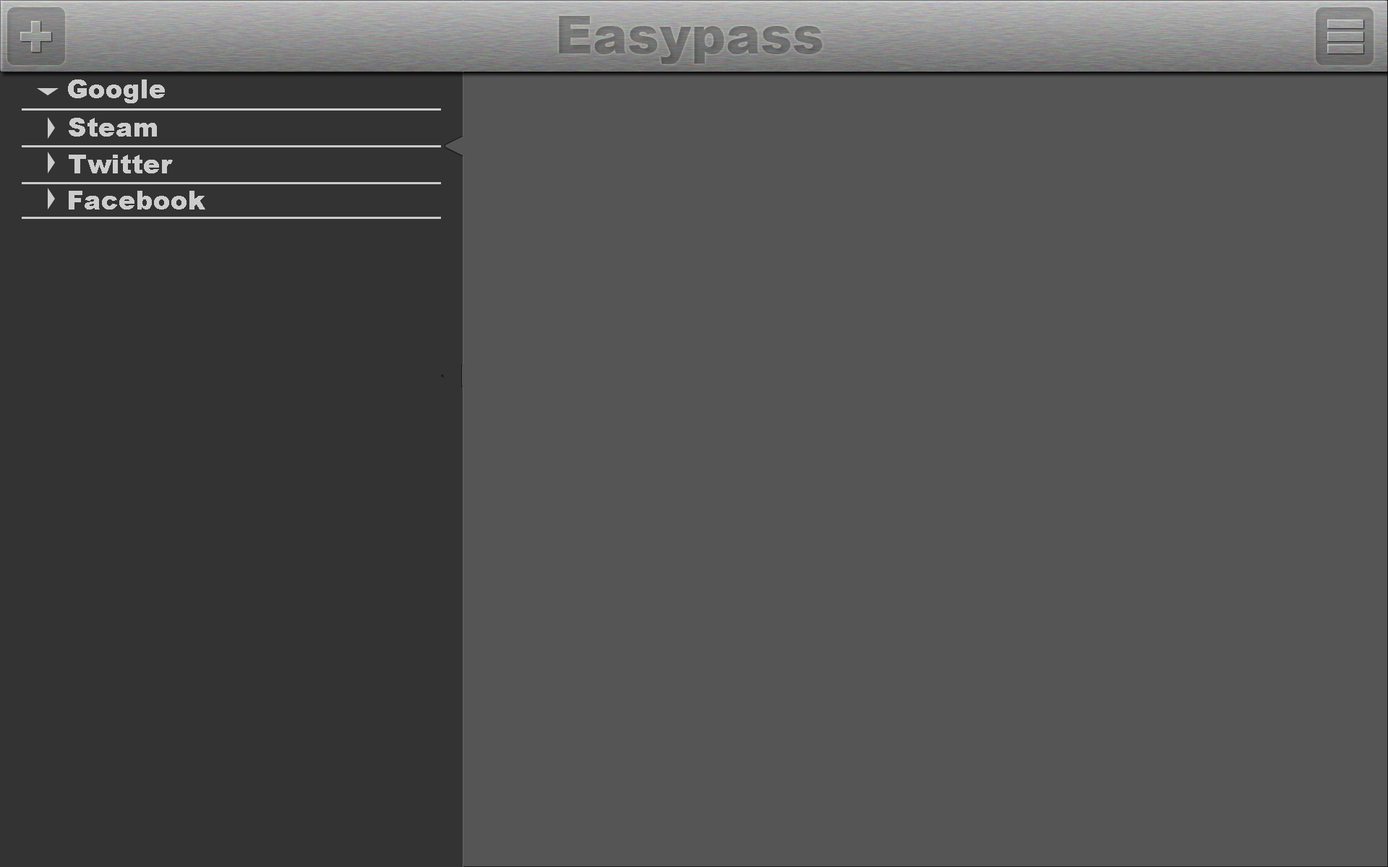
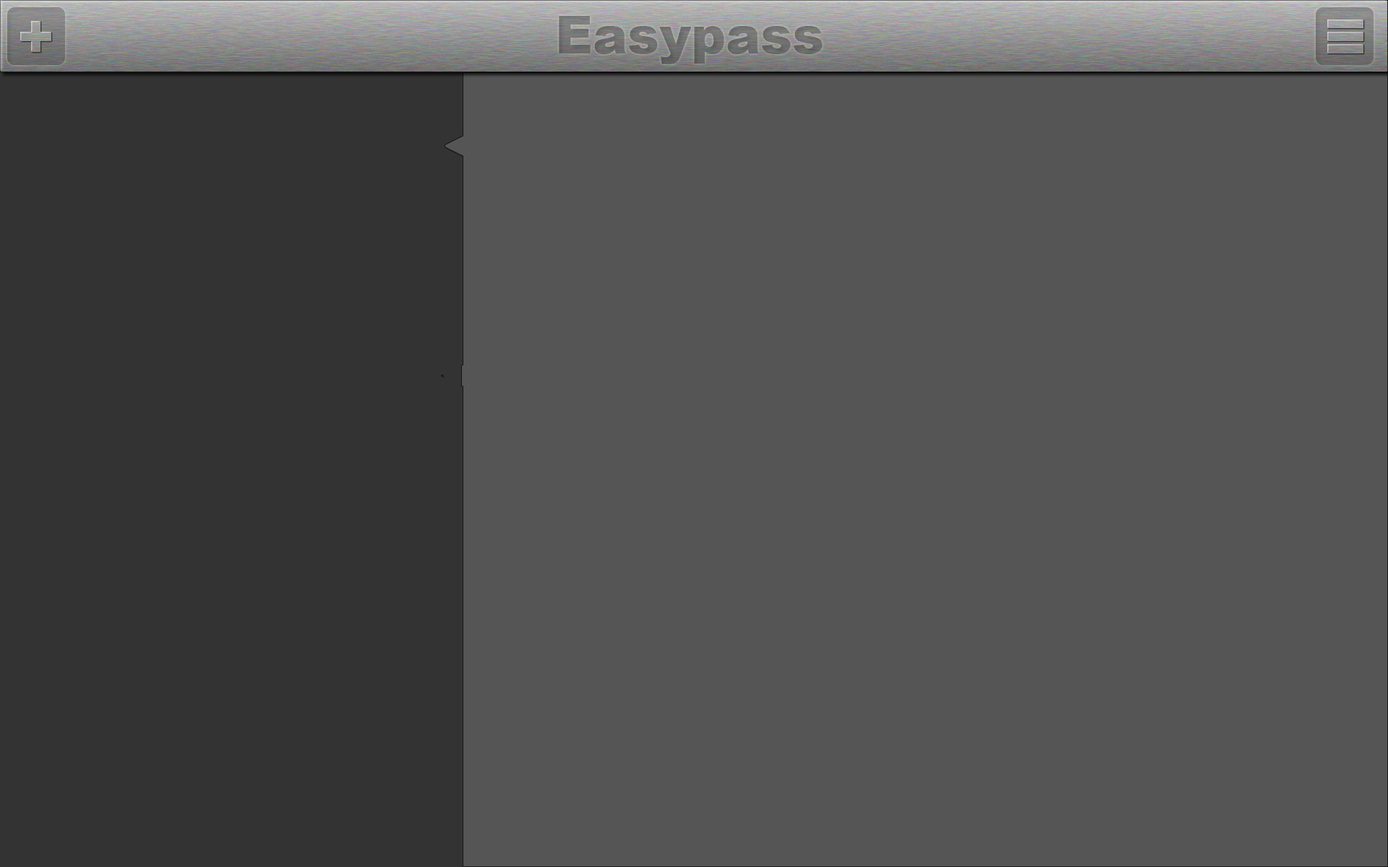
Two versions of the same layered image (1388px x 867px). Layer-by-layer changes:
hid "图层 19 副本 3" over (36, 88, 59, 96)
hid "图层 19 副本 2" over (47, 187, 55, 210)
hid "图层 19 副本" over (47, 151, 55, 174)
hid "图层 19" over (47, 117, 55, 139)
hid "Twitter" over (68, 154, 173, 174)
hid "Facebook" over (68, 190, 206, 210)
hid "Steam" over (21, 0, 464, 867)
